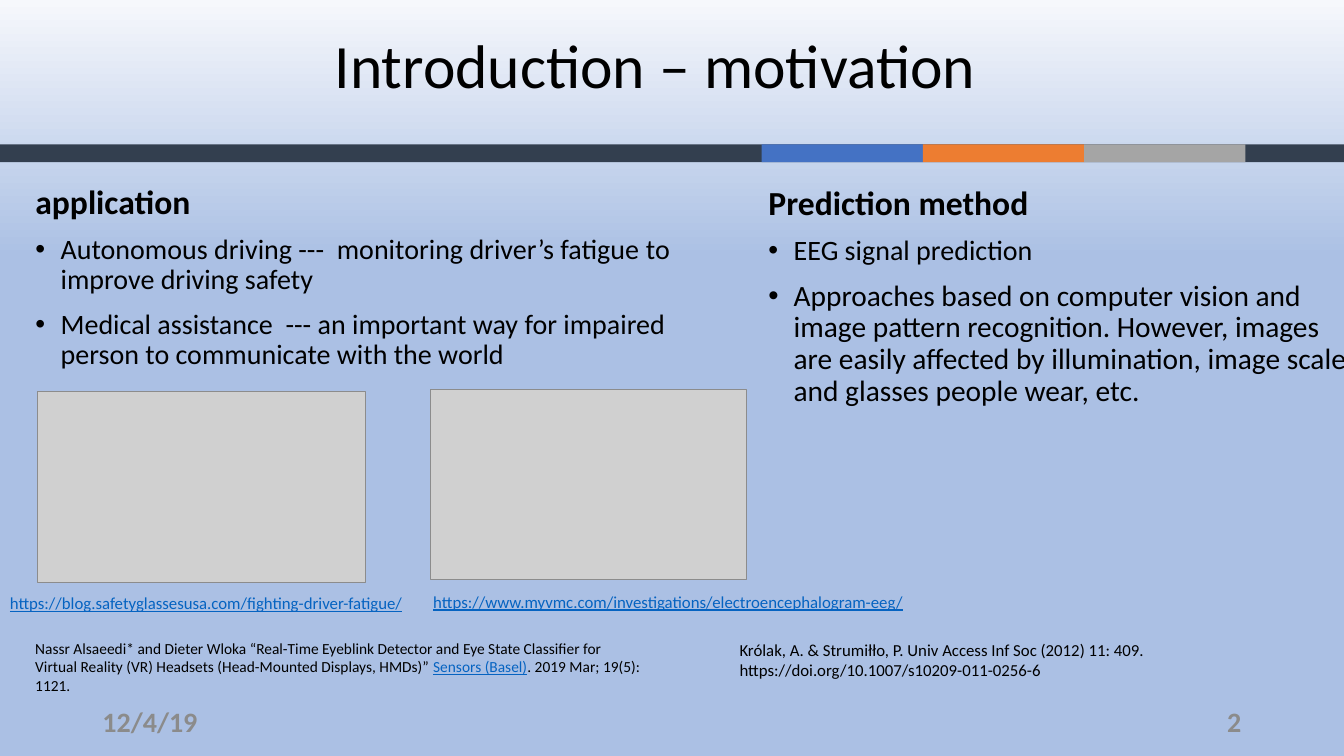
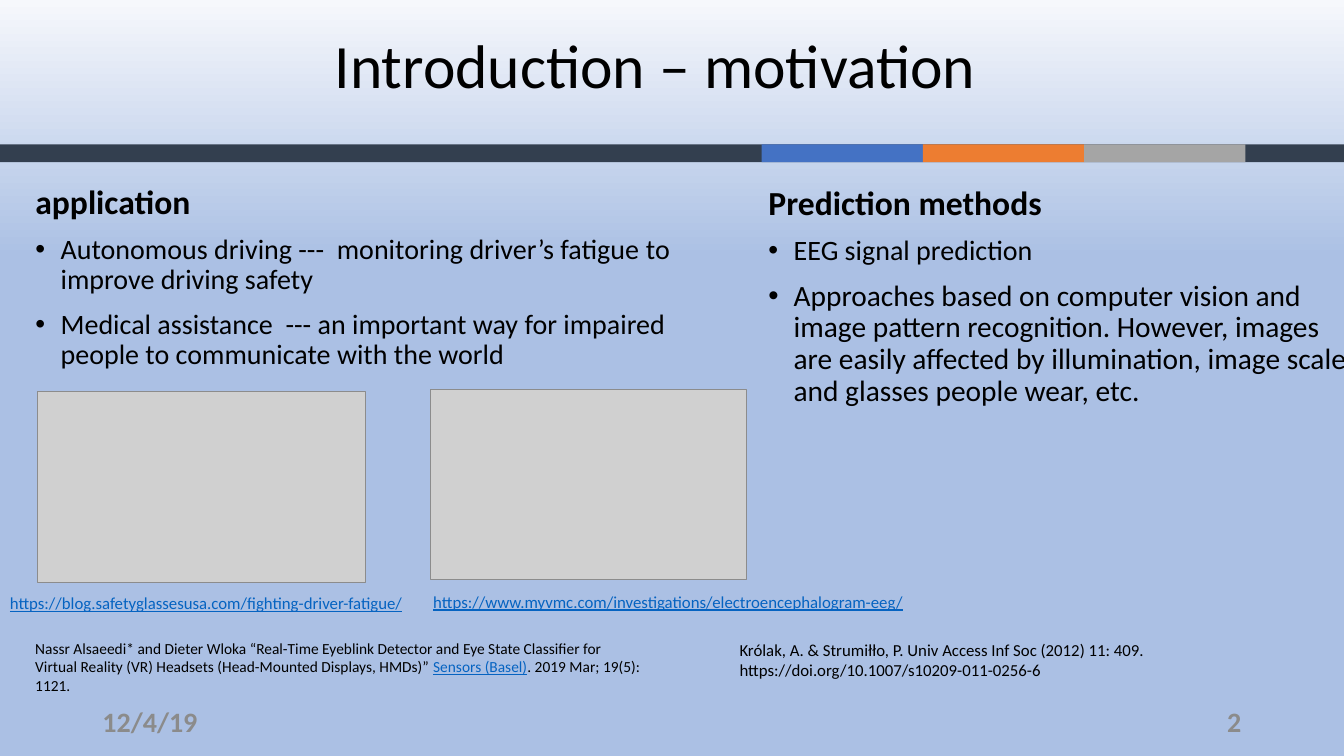
Before and after one commit to ZouYao0720/final-project-, a slide deck: slide 2 of final-presentation.pptx. Drawn at 1344x756 pixels with LibreOffice and Linux fonts; fonts in the diff are those of the drawing; grey boxes stand for pictures; background and template pictures are left out. Boxes give left, top, right and bottom in pixels: in the first picture for what was removed or moved away, otherwise in the second. Text is boxed around its words. In the diff, an @@ line names an element or a change of style, - is before the commit and + after.

```diff
--- a/final-presentation.pptx
+++ b/final-presentation.pptx
@@ text at [768, 191, 1042, 216]: text changed @@
-Prediction method
+Prediction methods
@@ text at [61, 314, 664, 369]: text changed @@
-• Medical assistance --- an important way for impaired person to communicate with the world
+• Medical assistance --- an important way for impaired people to communicate with the world
```
Also in this commit, not shown: 2 other slides changed.
